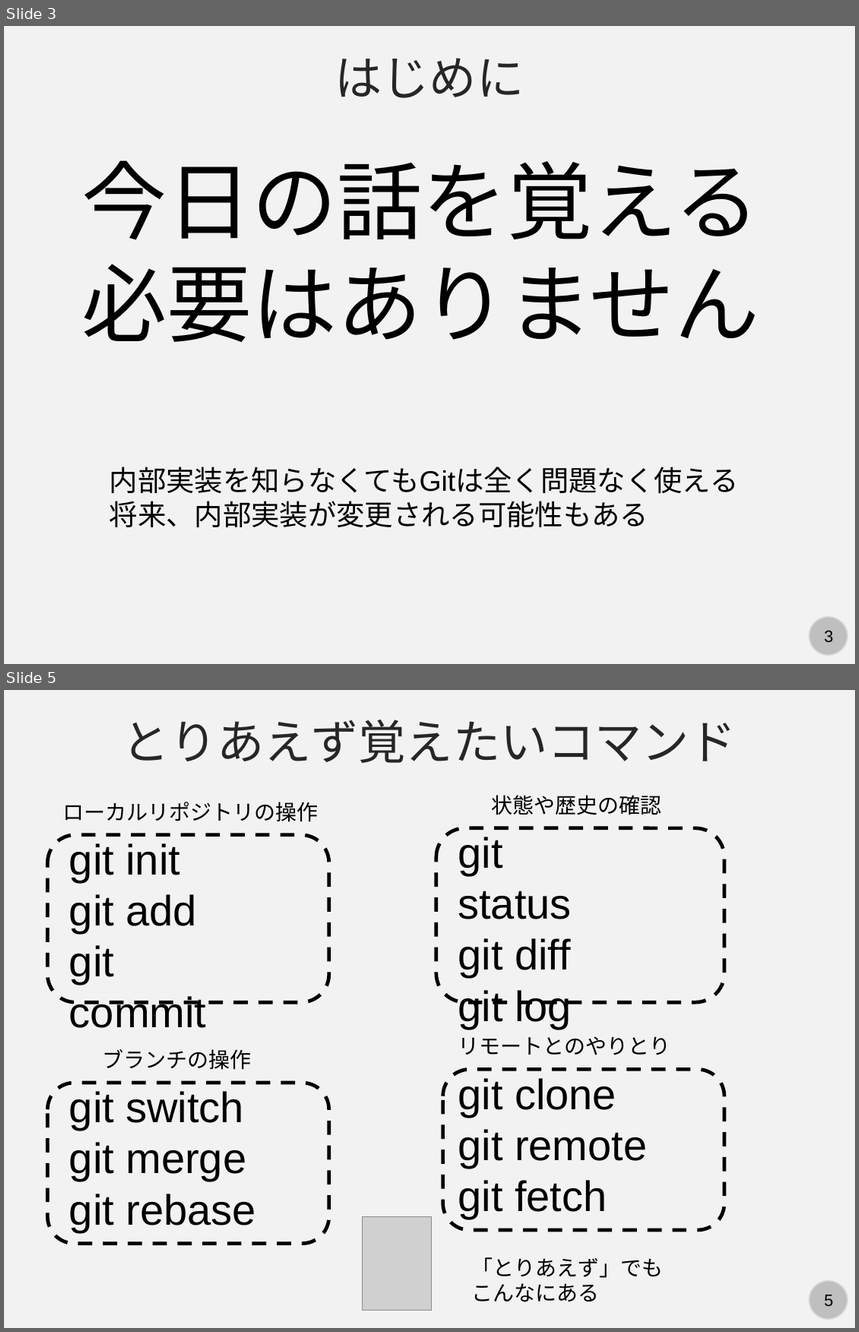
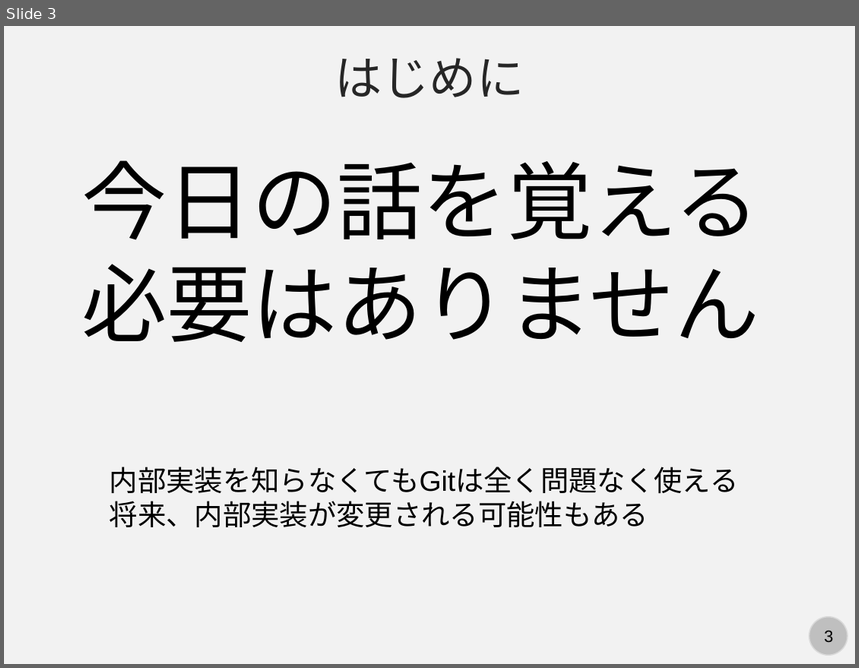
Before and after one commit to kaityo256/github, a slide deck: internals/fig/slide.pptx. Shown one above the other, each under a label of ours: slides 3 and 5 before the commit, slide 3 after it; the slides between them are not shown. The pictures are 859x1332 and 859x668 pixels, drawn with LibreOffice and Linux fonts; fonts in the diff are those of the drawing; grey boxes stand for pictures. Boxes give left, top, right and bottom in pixels: in the first picture for what was removed or moved away, otherwise in the second. Text is boxed around its words. In the diff, an @@ line names an element or a change of style, - is before the commit and + after.

```diff
--- a/internals/fig/slide.pptx
+++ b/internals/fig/slide.pptx
@@ slide 5 removed at box(4, 690, 855, 1328), background #F2F2F2; not listed: 2 template elements that a slide beside it also shows @@
@@ text removed at box(123, 720, 737, 763) @@
-とりあえず覚えたいコマンド
@@ text removed at box(63, 802, 318, 822) @@
-ローカルリポジトリの操作
@@ text removed at box(492, 795, 662, 815) @@
-状態や歴史の確認
@@ rounded rectangle removed at box(47, 834, 329, 1002) @@
@@ text removed at box(69, 844, 206, 1028) @@
-git init
-git add
-git commit
@@ rounded rectangle removed at box(436, 828, 725, 1002) @@
@@ text removed at box(458, 837, 572, 1028) @@
-git status
-git diff
-git log
@@ text removed at box(103, 1049, 252, 1070) @@
-ブランチの操作
@@ text removed at box(458, 1037, 671, 1056) @@
-リモートとのやりとり
@@ rounded rectangle removed at box(443, 1070, 725, 1230) @@
@@ rounded rectangle removed at box(47, 1083, 329, 1244) @@
@@ text removed at box(69, 1091, 256, 1232) @@
-git switch
-git merge
-git rebase
@@ text removed at box(458, 1078, 647, 1219) @@
-git clone
-git remote
-git fetch
@@ picture removed at box(363, 1217, 431, 1310) @@
@@ text removed at box(471, 1258, 663, 1303) @@
-「とりあえず」でも
-こんなにある
```
Also in this commit, not shown: 1 slide changed, 9 slides added, 35 other slides removed.
